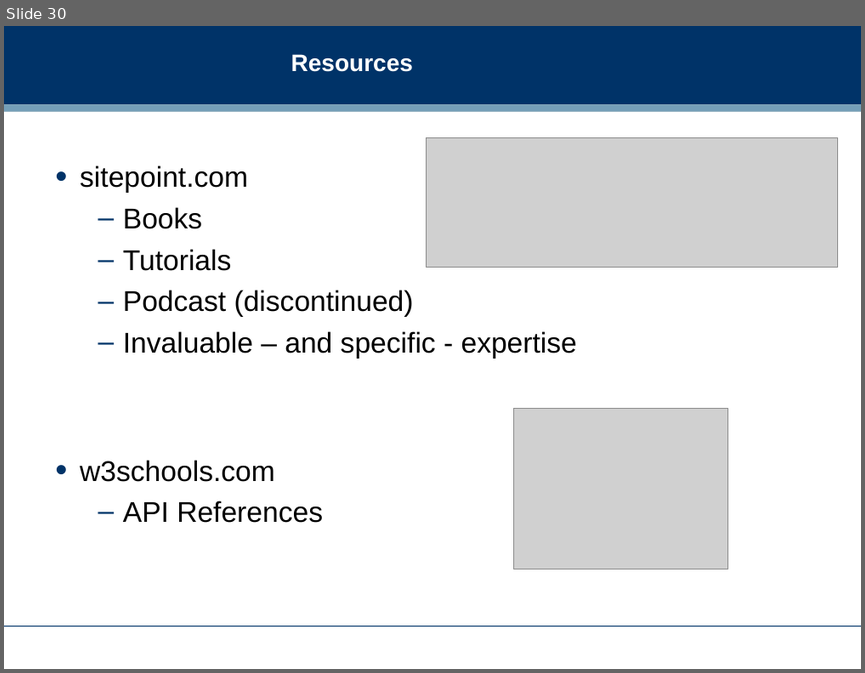
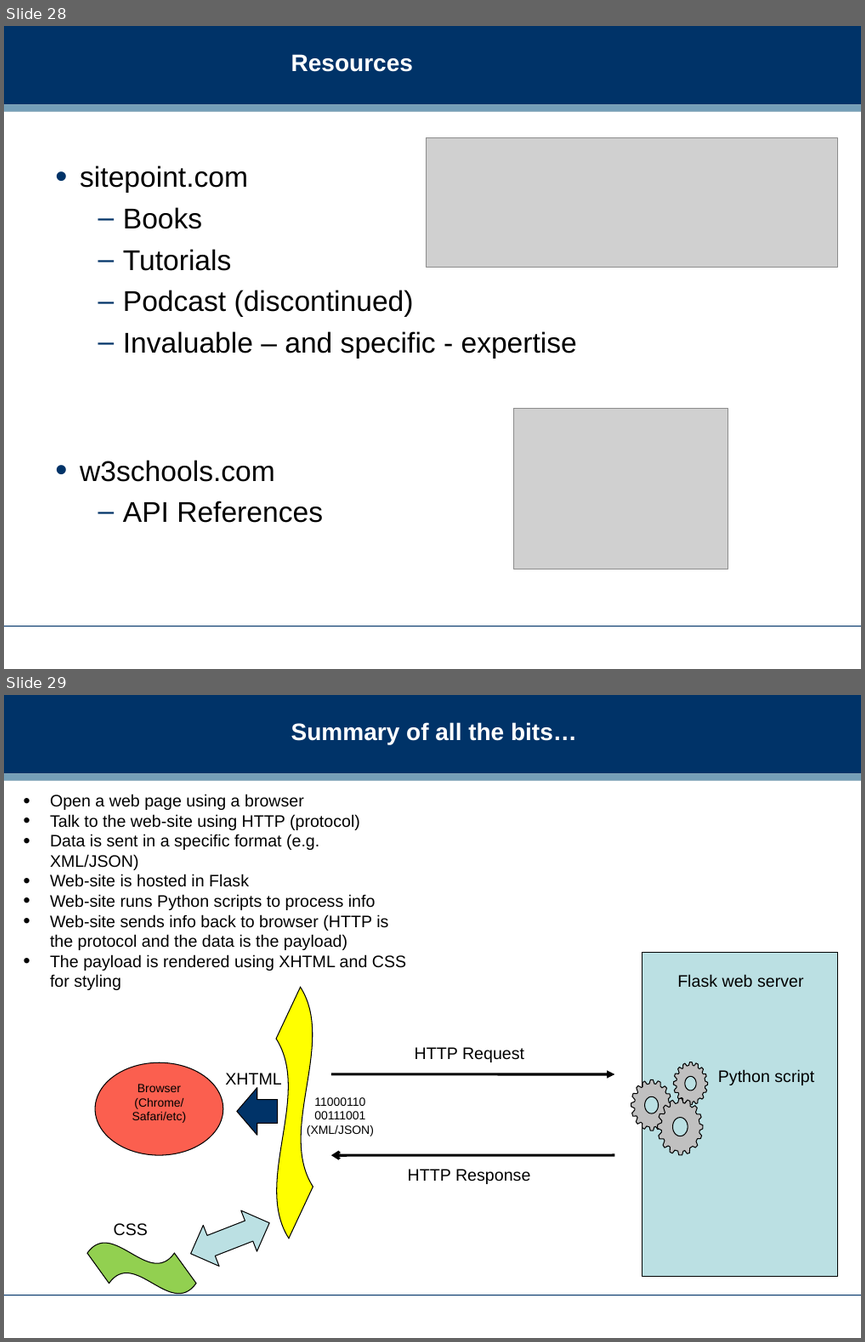
Before and after one commit to dreamind/ix, a slide deck: lectures/presenting-data/css.ppt. Shown one above the other, each under a label of ours: slide 30 before the commit, slides 28 and 29 after it. The pictures are 865x673 and 865x1342 pixels, drawn with LibreOffice and Linux fonts; fonts in the diff are those of the drawing; grey boxes stand for pictures; background and template pictures are left out. Boxes give left, top, right and bottom in pixels: in the first picture for what was removed or moved away, otherwise in the second. Text is boxed around its words. In the diff, an @@ line names an element or a change of style, - is before the commit and + after.

```diff
--- a/lectures/presenting-data/css.ppt
+++ b/lectures/presenting-data/css.ppt
@@ slide 29 added at (4,695,861,1338), background #FFFFFF; not listed: 3 template elements that a slide beside it also shows @@
@@ title added at (291,722,577,744), 20 pt, text #FFFFFF, bold @@
+Summary of all the bits…
@@ text added at (50,794,406,990), 14 pt, text #000000 @@
+• Open a web page using a browser
+• Talk to the web-site using HTTP (protocol)
+• Data is sent in a specific format (e.g. XML/JSON)
+• Web-site is hosted in Flask
+• Web-site runs Python scripts to process info
+• Web-site sends info back to browser (HTTP is the protocol and the data is the payload)
+• The payload is rendered using XHTML and CSS for styling
@@ rectangle added at (642,953,837,1276), fill #BBE0E3, outline #000000 0.74 pt @@
@@ text added at (677,974,804,987), 14 pt, text #000000 @@
+Flask web server
@@ freeform shape added at (264,987,325,1239), fill #FFFF00, outline #000000 0.74 pt @@
@@ text added at (415,1047,524,1062), 14 pt, text #000000 @@
+HTTP Request
@@ ellipse added at (95,1062,222,1155), fill #FB5F4F, outline #000000 0.74 pt, 10 pt, text #000000 @@
+Browser
+(Chrome/Safari/etc)
@@ text added at (225,1072,281,1089), 14 pt, text #000000 @@
+XHTML
@@ arrow added from (331, 1074) to (615, 1074), #000000 2.24 pt @@
@@ freeform shape added at (673,1061,708,1105), fill #C0C0C0, outline #000000 0.74 pt @@
@@ text added at (718,1069,814,1085), 14 pt, text #000000 @@
+Python script
@@ right arrow added at (237,1088,278,1134), fill #003368, outline #000000 0.74 pt @@
@@ text added at (307,1097,374,1136), 10 pt, text #000000 @@
+11000110
+00111001
+(XML/JSON)
@@ freeform shape added at (631,1080,672,1130), fill #C0C0C0, outline #000000 0.74 pt @@
@@ freeform shape added at (658,1098,704,1154), fill #C0C0C0, outline #000000 0.74 pt @@
@@ arrow added from (615, 1155) to (331, 1155), #000000 2.24 pt @@
@@ text added at (408,1168,530,1184), 14 pt, text #000000 @@
+HTTP Response
@@ left right arrow added at (183,1202,278,1274), fill #BBE0E3, outline #000000 0.74 pt @@
@@ text added at (114,1223,148,1236), 14 pt, text #000000 @@
+CSS
@@ freeform shape added at (87,1242,196,1293), fill #92D050, outline #000000 0.74 pt @@
@@ what was slide 30 is now slide 28 @@
```
Also in this commit, not shown: 2 slides changed, 3 slides removed, 1 other file.
